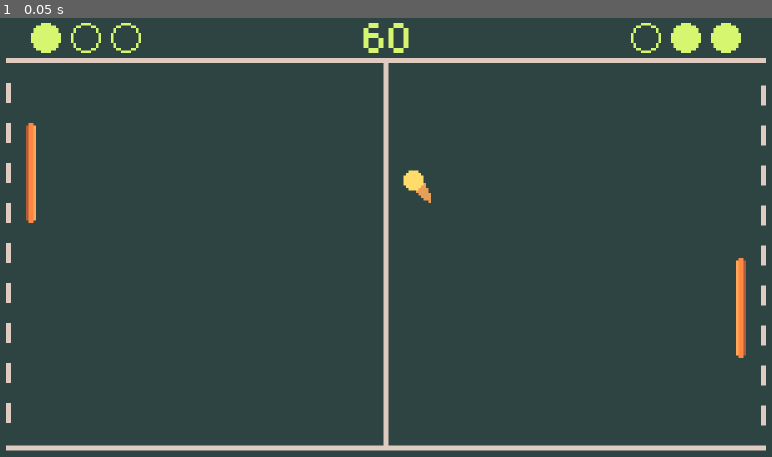
Above: before the commit, frame 1.
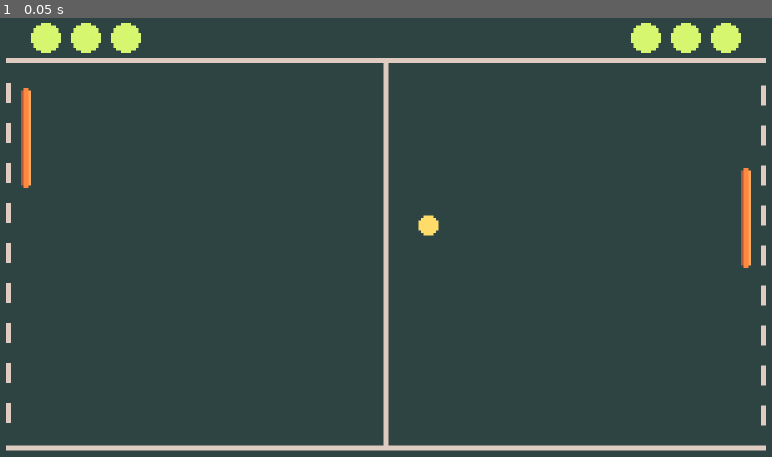
Above: after the commit, the same moment.

Repository: tchapley/twenty-game-challenge
Game: Godot game, scene res://pong/pong.tscn
Same seed, same stepped clock (60 frames per second), same inputs: the game is played once before the commit and once after it. The project has no main scene, so this scene is started directly.
Inputs:
- Up to frame 1 (0.05 s): no input

The runs differ from the first frame. In frame 1, 2.0% of the frame differs, in the area x 2-98%, y 1-78%.

Commit message:
Added assets based on concept art Added base elements of game

Diff:
--- a/pong/pong.tscn
+++ b/pong/pong.tscn
@@ -1,9 +1,149 @@
-[gd_scene load_steps=2 format=3 uid="uid://d3fqsgrgedl1w"]
+[gd_scene load_steps=7 format=3 uid="uid://d3fqsgrgedl1w"]
 
-[ext_resource type="Texture2D" uid="uid://bvhw371sqshl5" path="res://pong/assets/pong_concept.png" id="1_oumu0"]
+[ext_resource type="Texture2D" uid="uid://b3dlsqllth46a" path="res://pong/assets/pong_background.png" id="1_oumu0"]
+[ext_resource type="Texture2D" uid="uid://dw1rs37m4sa5q" path="res://pong/assets/pong_sprites.png" id="2_f7obv"]
+[ext_resource type="Texture2D" uid="uid://bebmkqyjr6ko8" path="res://pong/assets/pong_paddle.png" id="3_1hw3o"]
+
+[sub_resource type="RectangleShape2D" id="RectangleShape2D_oumu0"]
+size = Vector2(320, 18)
+
+[sub_resource type="RectangleShape2D" id="RectangleShape2D_g8uh0"]
+size = Vector2(4, 40)
+
+[sub_resource type="CircleShape2D" id="CircleShape2D_fif4v"]
+radius = 4.0
 
 [node name="Pong" type="Node"]
 
-[node name="Sprite2D" type="Sprite2D" parent="."]
+[node name="UI" type="CanvasLayer" parent="."]
+
+[node name="PlayerOneScore" type="Control" parent="UI"]
+layout_mode = 3
+anchors_preset = 0
+offset_left = 16.0
+offset_right = 64.0
+offset_bottom = 16.0
+
+[node name="HBoxContainer" type="HBoxContainer" parent="UI/PlayerOneScore"]
+layout_mode = 1
+anchors_preset = 15
+anchor_right = 1.0
+anchor_bottom = 1.0
+offset_left = 48.0
+offset_right = 48.0
+grow_horizontal = 2
+grow_vertical = 2
+scale = Vector2(-1, 1)
+theme_override_constants/separation = 0
+
+[node name="TextureRect" type="TextureRect" parent="UI/PlayerOneScore/HBoxContainer"]
+clip_contents = true
+custom_minimum_size = Vector2(16, 16)
+layout_mode = 2
+texture = ExtResource("2_f7obv")
+expand_mode = 1
+stretch_mode = 2
+
+[node name="TextureRect2" type="TextureRect" parent="UI/PlayerOneScore/HBoxContainer"]
+clip_contents = true
+custom_minimum_size = Vector2(16, 16)
+layout_mode = 2
+texture = ExtResource("2_f7obv")
+expand_mode = 1
+stretch_mode = 2
+
+[node name="TextureRect3" type="TextureRect" parent="UI/PlayerOneScore/HBoxContainer"]
+clip_contents = true
+custom_minimum_size = Vector2(16, 16)
+layout_mode = 2
+texture = ExtResource("2_f7obv")
+expand_mode = 1
+stretch_mode = 2
+
+[node name="PlayerTwoScore" type="Control" parent="UI"]
+layout_mode = 3
+anchors_preset = 0
+offset_left = 256.0
+offset_right = 304.0
+offset_bottom = 16.0
+
+[node name="HBoxContainer" type="HBoxContainer" parent="UI/PlayerTwoScore"]
+layout_mode = 1
+anchors_preset = 15
+anchor_right = 1.0
+anchor_bottom = 1.0
+grow_horizontal = 2
+grow_vertical = 2
+theme_override_constants/separation = 0
+
+[node name="TextureRect" type="TextureRect" parent="UI/PlayerTwoScore/HBoxContainer"]
+clip_contents = true
+custom_minimum_size = Vector2(16, 16)
+layout_mode = 2
+texture = ExtResource("2_f7obv")
+expand_mode = 1
+stretch_mode = 2
+
+[node name="TextureRect2" type="TextureRect" parent="UI/PlayerTwoScore/HBoxContainer"]
+clip_contents = true
+custom_minimum_size = Vector2(16, 16)
+layout_mode = 2
+texture = ExtResource("2_f7obv")
+expand_mode = 1
+stretch_mode = 2
+
+[node name="TextureRect3" type="TextureRect" parent="UI/PlayerTwoScore/HBoxContainer"]
+clip_contents = true
+custom_minimum_size = Vector2(16, 16)
+layout_mode = 2
+texture = ExtResource("2_f7obv")
+expand_mode = 1
+stretch_mode = 2
+
+[node name="Background" type="Sprite2D" parent="."]
 texture = ExtResource("1_oumu0")
 centered = false
+
+[node name="TopWall" type="StaticBody2D" parent="Background"]
+collision_mask = 0
+
+[node name="CollisionShape2D" type="CollisionShape2D" parent="Background/TopWall"]
+position = Vector2(160, 9)
+shape = SubResource("RectangleShape2D_oumu0")
+
+[node name="BottomWall" type="StaticBody2D" parent="Background"]
+collision_mask = 0
+
+[node name="CollisionShape2D" type="CollisionShape2D" parent="Background/BottomWall"]
+position = Vector2(160, 180)
+shape = SubResource("RectangleShape2D_oumu0")
+
+[node name="PlayerOnePaddle" type="CharacterBody2D" parent="."]
+position = Vector2(16, 48)
+
+[node name="Sprite2D" type="Sprite2D" parent="PlayerOnePaddle"]
+texture = ExtResource("3_1hw3o")
+
+[node name="CollisionShape2D" type="CollisionShape2D" parent="PlayerOnePaddle"]
+shape = SubResource("RectangleShape2D_g8uh0")
+
+[node name="PlayerTwoPaddle" type="CharacterBody2D" parent="."]
+position = Vector2(304, 80)
+
+[node name="Sprite2D" type="Sprite2D" parent="PlayerTwoPaddle"]
+texture = ExtResource("3_1hw3o")
+
+[node name="CollisionShape2D" type="CollisionShape2D" parent="PlayerTwoPaddle"]
+shape = SubResource("RectangleShape2D_g8uh0")
+
+[node name="Ball" type="RigidBody2D" parent="."]
+position = Vector2(177, 83)
+gravity_scale = 0.0
+
+[node name="Sprite2D" type="Sprite2D" parent="Ball"]
+texture = ExtResource("2_f7obv")
+hframes = 3
+frame = 2
+
+[node name="CollisionShape2D" type="CollisionShape2D" parent="Ball"]
+shape = SubResource("CircleShape2D_fif4v")
--- a/project.godot
+++ b/project.godot
@@ -22,6 +22,12 @@
 window/stretch/mode="canvas_items"
 window/stretch/scale_mode="integer"
 
+[layer_names]
+
+2d_physics/layer_1="Walls"
+2d_physics/layer_2="Ball"
+2d_physics/layer_3="Paddle"
+
 [rendering]
 
 textures/canvas_textures/default_texture_filter=0
Binary file added: pong/assets/pong_background.png
Not shown, added: pong/assets/pong_background.png.import
Binary file added: pong/assets/pong_paddle.png
Not shown, added: pong/assets/pong_paddle.png.import
Binary file added: pong/assets/pong_sprites.png
Not shown, added: pong/assets/pong_sprites.png.import
Not shown, added: devlog/2025-07-30.md
